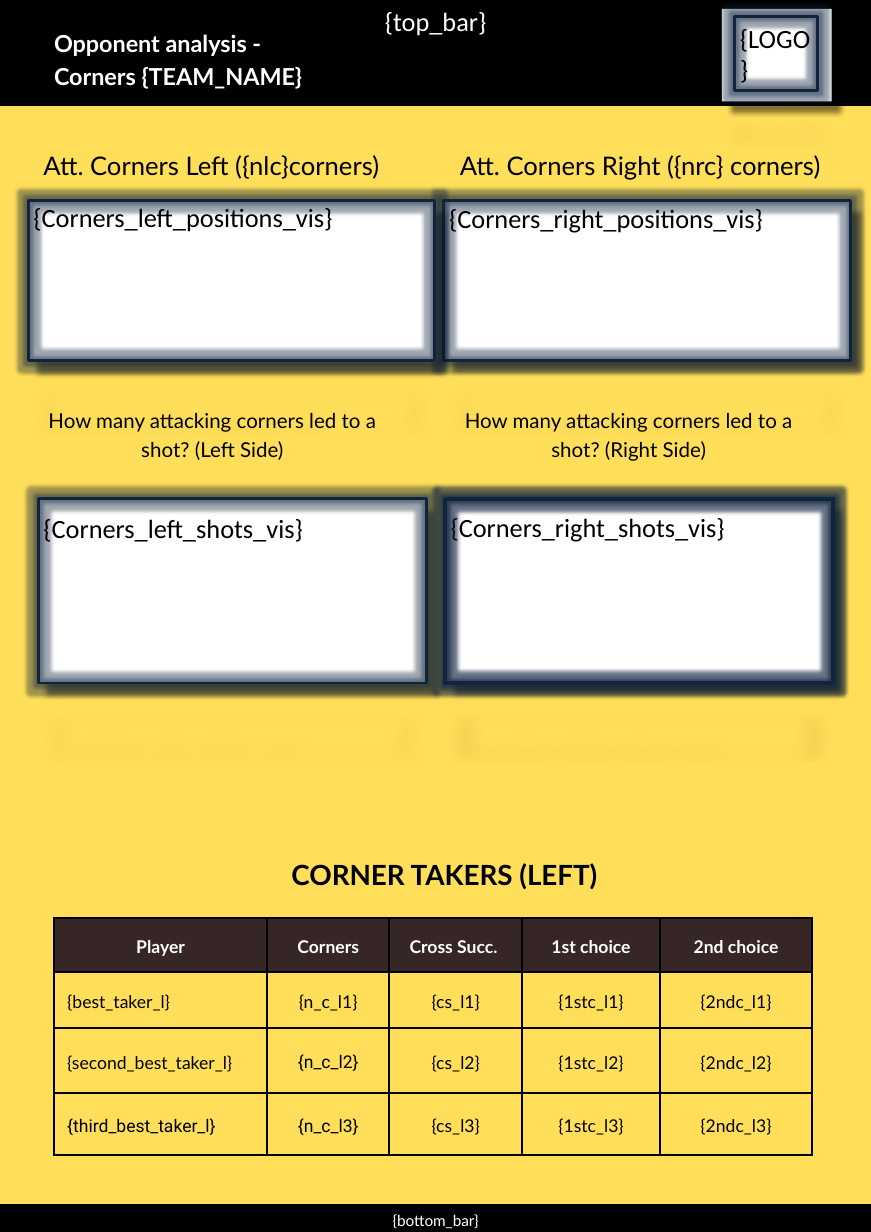
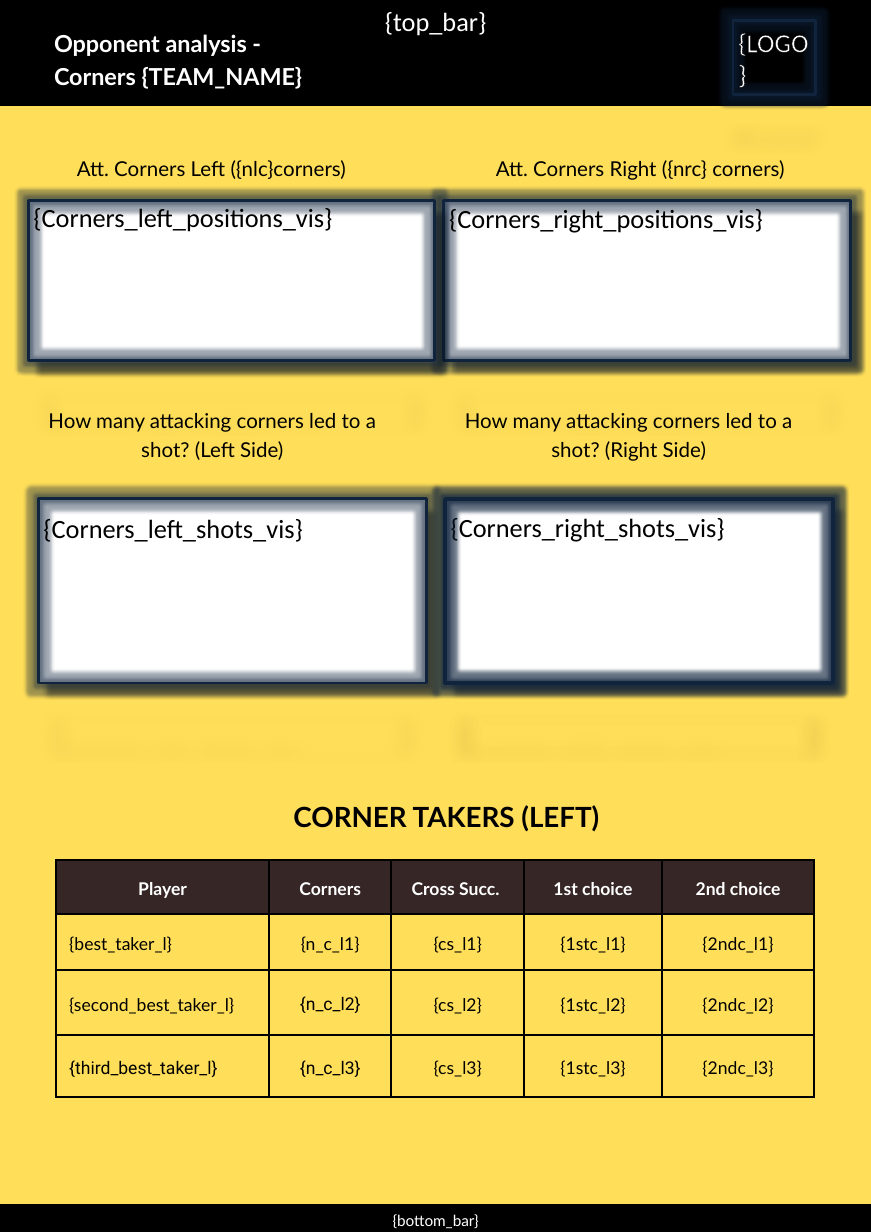
Before and after one commit to RoelandKramer/opp_analysis2, a slide deck: slide 1 of template_opp_analysis.pptx. Drawn at 871x1232 pixels with LibreOffice and Linux fonts; fonts in the diff are those of the drawing. Boxes give left, top, right and bottom in pixels: in the first picture for what was removed or moved away, otherwise in the second. Text is boxed around its words. In the diff, an @@ line names an element or a change of style, - is before the commit and + after.

```diff
--- a/template_opp_analysis.pptx
+++ b/template_opp_analysis.pptx
@@ rectangle removed at (x1=722, y1=8, x2=832, y2=101) @@
@@ rectangle "{LOGO}" moved from (x1=735, y1=16, x2=818, y2=91) to (x1=733, y1=20, x2=816, y2=95) @@
@@ rectangle "{LOGO}" at (x1=733, y1=20, x2=816, y2=95): text colour #000000 to #FFFFFF @@
@@ text "Att. Corners Left ({nlc}corners)" at (x1=77, y1=160, x2=346, y2=179): size 17.4 to 14 pt @@
@@ text "Att. Corners Right ({nrc} corners)" at (x1=496, y1=160, x2=784, y2=180): size 17.5 to 14 pt @@
@@ text "CORNER TAKERS (LEFT)" moved from (x1=291, y1=863, x2=597, y2=889) to (x1=293, y1=805, x2=599, y2=831) @@
@@ table moved from (x1=54, y1=920, x2=812, y2=1157) to (x1=56, y1=860, x2=814, y2=1098) @@
```
Also in this commit, not shown: 1 other slide changed.
